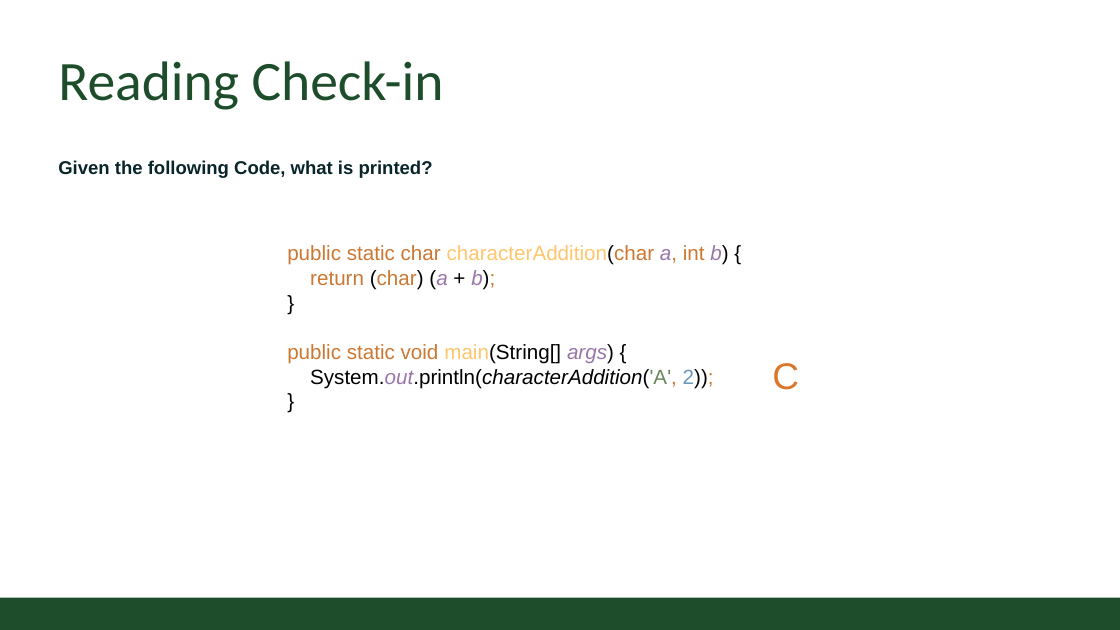
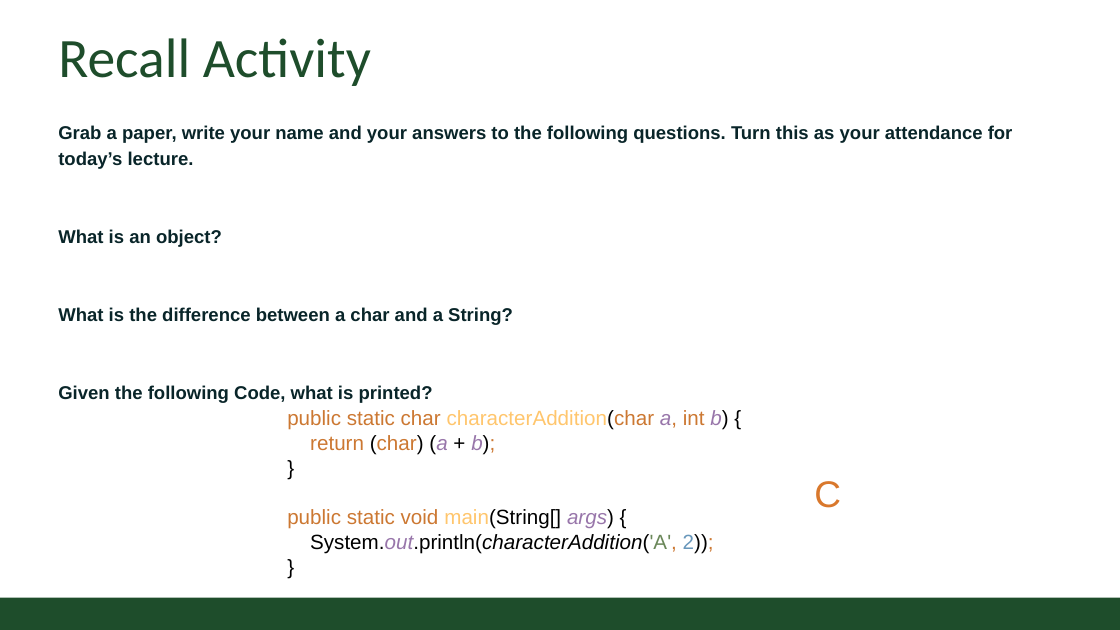
Before and after one commit to CSU-CompSci-CS163-4/Handouts, a slide deck: slide 3 of slides/On-Campus/02_03_CharactersAndStrings.pptx. Drawn at 1120x630 pixels with LibreOffice and Linux fonts; fonts in the diff are those of the drawing; background and template pictures are left out. Boxes give left, top, right and bottom in pixels: in the first picture for what was removed or moved away, otherwise in the second. Text is boxed around its words. In the diff, an @@ line names an element or a change of style, - is before the commit and + after.

```diff
--- a/slides/On-Campus/02_03_CharactersAndStrings.pptx
+++ b/slides/On-Campus/02_03_CharactersAndStrings.pptx
@@ title at [58,38,371,86]: text changed @@
-Reading Check-in
+Recall Activity
@@ text "Grab a paper, write your ...": place and size @@
-text "Grab a paper, write your ..." at [58,160,433,178]
+text "Grab a paper, write your ..." at [58,125,1013,403]
@@ text at [58,125,1013,325]: paragraphs added @@
+Grab a paper, write your name and your answers to the following questions. Turn this as your attendance for today’s lecture.
+What is an object?
+What is the difference between a char and a String?
@@ text "public static char characterAddition(char a, ...": place and size @@
-text "public static char characterAddition(char a, ..." at [287,245,728,389]
+text "public static char characterAddition(char a, ..." at [287,410,728,554]
@@ text "C": place and size @@
-text "C" at [772,363,799,390]
+text "C" at [814,481,841,508]
```
Also in this commit, not shown: 6 other slides changed.
